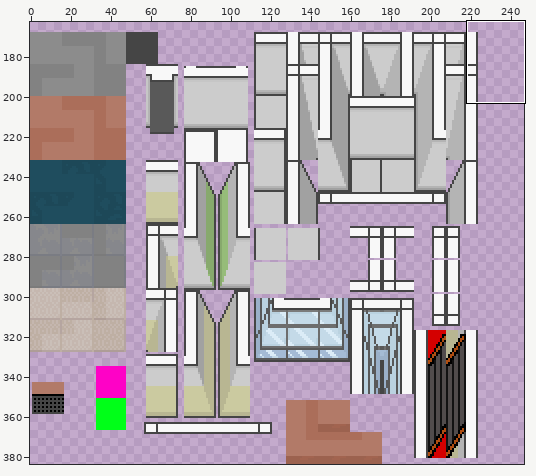
Sprite sheet: Assets/Artwork/School/wall_n_floor.png. The picture above shows the old version from afar; the outline marks the close-up.
Close-up. First the earlier version:
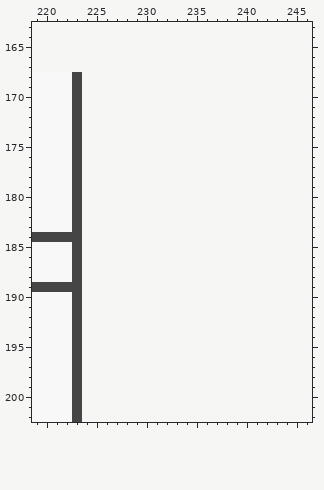
The file is 224x216 pixels. Colours within 5 levels of each other are drawn and written as one. Shown: x 219..246, y 163..202. The old version is drawn lined up with the new one, on the new canvas. The wide view leaves out empty margins.
And afterwards:
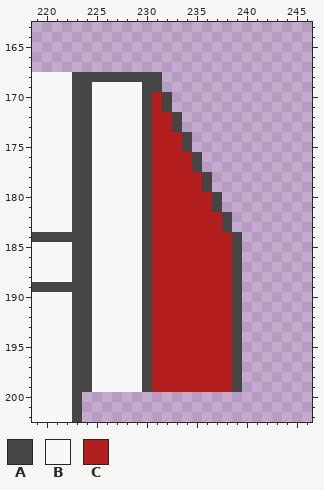
Palette (. is transparent): A #454545  B #f8f8f8  C #b41d1d
The exact change:
canvas 224x216 -> 384x384, the old top-left corner now at 0,168
The edit adds colour A in row 168 at x 224 to 231; in row 169 at x 224 and 230 to 231; in rows 170 to 171 at x 224, 230 and 232; in rows 172 to 173 at x 224, 230 and 233; in rows 174 to 175 at x 224, 230 and 234; in rows 176 to 177 at x 224, 230 and 235.
The edit adds colour A in rows 178 to 179 at x 224, 230 and 236; in rows 180 to 181 at x 224, 230 and 237; in rows 182 to 183 at x 224, 230 and 238; in rows 184 to 199 at x 224, 230 and 239.
The edit adds colour B in rows 169 to 199 at x 225 to 229.
The edit adds colour C in rows 170 to 171 at x 231; in rows 172 to 173 at x 231 to 232; in rows 174 to 175 at x 231 to 233; in rows 176 to 177 at x 231 to 234; in rows 178 to 179 at x 231 to 235; in rows 180 to 181 at x 231 to 236.
The edit adds colour C in rows 182 to 183 at x 231 to 237; in rows 184 to 199 at x 231 to 238.
